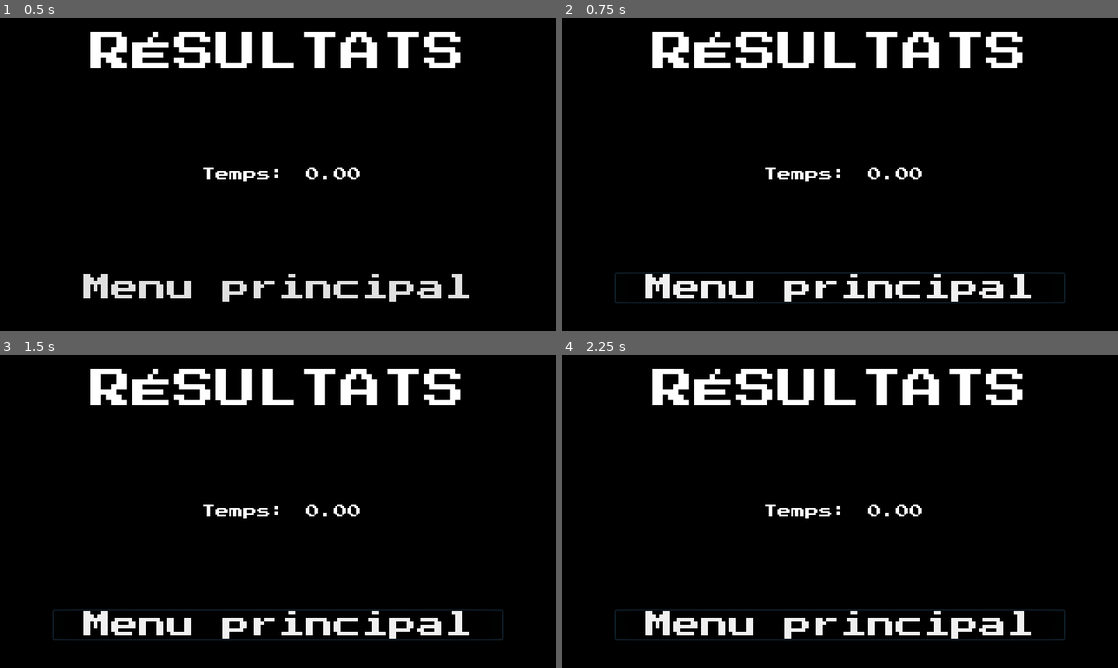
Above: before the commit, frames 1-4 (two rows, left to right).
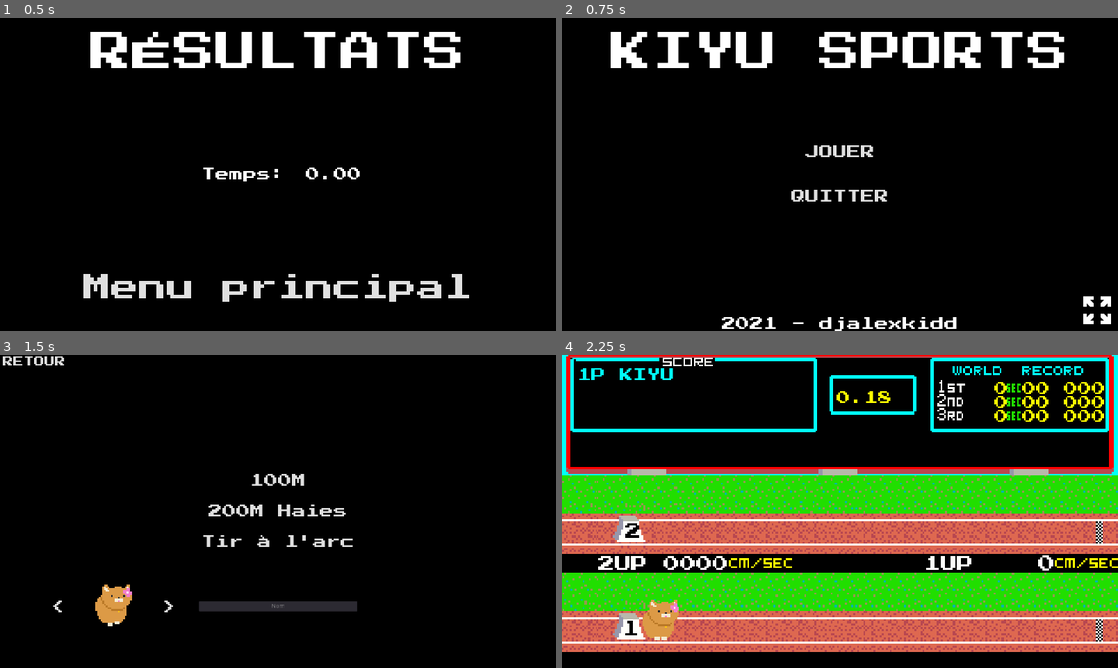
Above: after the commit, the same moments.

Repository: djalexkidd/kiyu-sports
Game: Godot game, scene res://scenes/menu/Results.tscn
Same seed, same stepped clock (60 frames per second), same inputs: the game is played once before the commit and once after it. This scene is started directly instead of the project's main scene.
Inputs (mouse positions are in pixels of both pictures, inside the frame that each line leads up to):
- Up to frame 1 (0.5 s): no input
- Up to frame 2 (0.75 s): click "Menu principal" at 0.5 s
- Up to frame 3 (1.5 s): click (278, 489) at 1.25 s, where only the run after the commit has a clickable "JOUER"
- Up to frame 4 (2.25 s): click (840, 480) at 2 s, where only the run after the commit has a clickable "100M"

Frame 1 is identical in both runs. In frame 2, 8.9% of the frame differs, in the area x 8-99%, y 4-100%; in frame 3, 8.9%; in frame 4, 63%, in the area x 0-100%, y 0-95%.
Error in both runs: a number is required in operator '%'. (res://scripts/menu/Results.gd:4)

Commit message:
Bruh Moment

Diff:
--- a/scenes/menu/GameSelect.tscn
+++ b/scenes/menu/GameSelect.tscn
@@ -1,7 +1,8 @@
-[gd_scene load_steps=13 format=2]
+[gd_scene load_steps=14 format=2]
 
 [ext_resource path="res://scripts/menu/LineEdit.gd" type="Script" id=1]
 [ext_resource path="res://assets/characters/roblox/walk1.png" type="Texture" id=2]
+[ext_resource path="res://assets/sounds/event_select.mp3" type="AudioStream" id=3]
 [ext_resource path="res://assets/characters/roblox/walk2.png" type="Texture" id=4]
 [ext_resource path="res://assets/fonts/PressStart.ttf" type="DynamicFontData" id=5]
 [ext_resource path="res://scripts/menu/GameSelect.gd" type="Script" id=6]
@@ -16,14 +17,14 @@
 
 [sub_resource type="SpriteFrames" id=2]
 animations = [ {
+"frames": [ ExtResource( 2 ), ExtResource( 4 ), ExtResource( 2 ), ExtResource( 10 ) ],
+"loop": true,
+"name": "2",
+"speed": 5.0
+}, {
 "frames": [ ExtResource( 8 ), ExtResource( 7 ), ExtResource( 9 ) ],
 "loop": true,
 "name": "1",
-"speed": 5.0
-}, {
-"frames": [ ExtResource( 2 ), ExtResource( 4 ), ExtResource( 2 ), ExtResource( 10 ) ],
-"loop": true,
-"name": "2",
 "speed": 5.0
 } ]
 
@@ -139,7 +140,6 @@
 scale = Vector2( 4, 4 )
 frames = SubResource( 2 )
 animation = "1"
-frame = 2
 playing = true
 
 [node name="BackButton" type="Button" parent="."]
@@ -149,6 +149,10 @@
 text = "RETOUR"
 flat = true
 
+[node name="Musique" type="AudioStreamPlayer" parent="."]
+stream = ExtResource( 3 )
+autoplay = true
+
 [connection signal="pressed" from="VBoxContainer/PlayButton" to="LineEdit" method="_on_PlayButton_pressed"]
 [connection signal="pressed" from="VBoxContainer/PlayButton2" to="LineEdit" method="_on_PlayButton2_pressed"]
 [connection signal="pressed" from="VBoxContainer/PlayButton3" to="LineEdit" method="_on_PlayButton3_pressed"]
--- a/scripts/games/200mHurdles.gd
+++ b/scripts/games/200mHurdles.gd
@@ -15,4 +15,4 @@
 	$HUD/Speed.text = "%0.f" % $Kiyu.velocity.x
 
 func _on_Stopwatch_results():
-	get_tree().change_scene("res://scenes/Results.tscn")
+	get_tree().change_scene("res://scenes/menu/Results.tscn")
--- a/scripts/menu/Results.gd
+++ b/scripts/menu/Results.gd
@@ -4,4 +4,4 @@
 	$Temps/Value.text = "%0.2f" % Global.score
 
 func _on_NextButton_pressed():
-	get_tree().change_scene("res://scenes/games/NameEntry.tscn")
+	get_tree().change_scene("res://scenes/menu/NameEntry.tscn")
Not shown, added: assets/sounds/event_select.mp3.import
Not shown, added: assets/sounds/event_select.mp3
